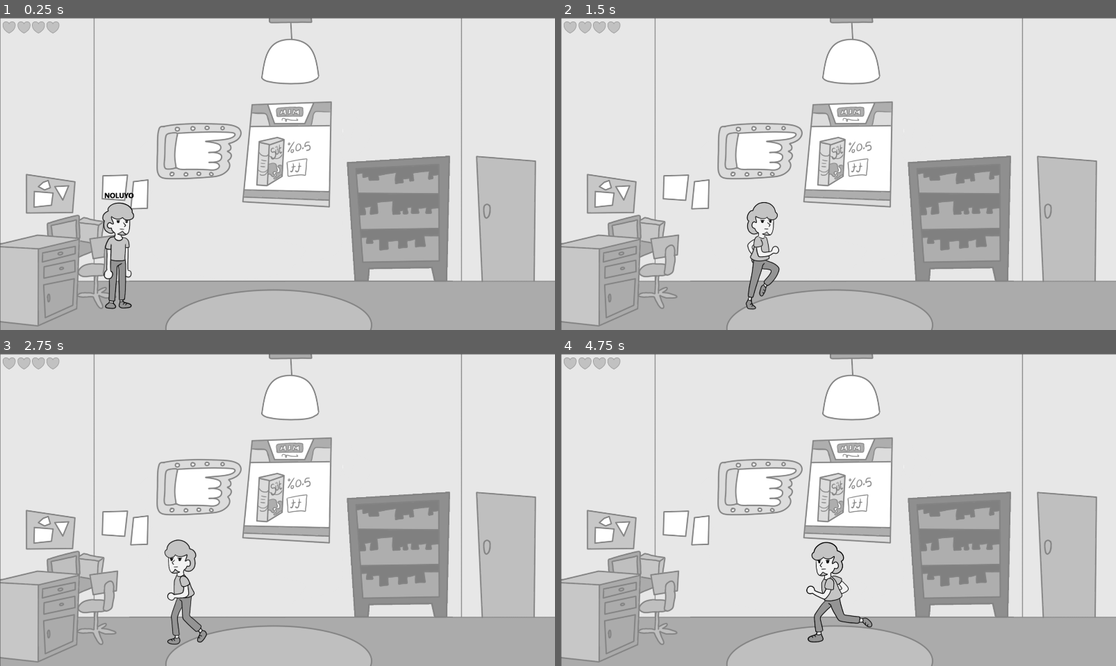
Above: before the commit, frames 1-4 (two rows, left to right).
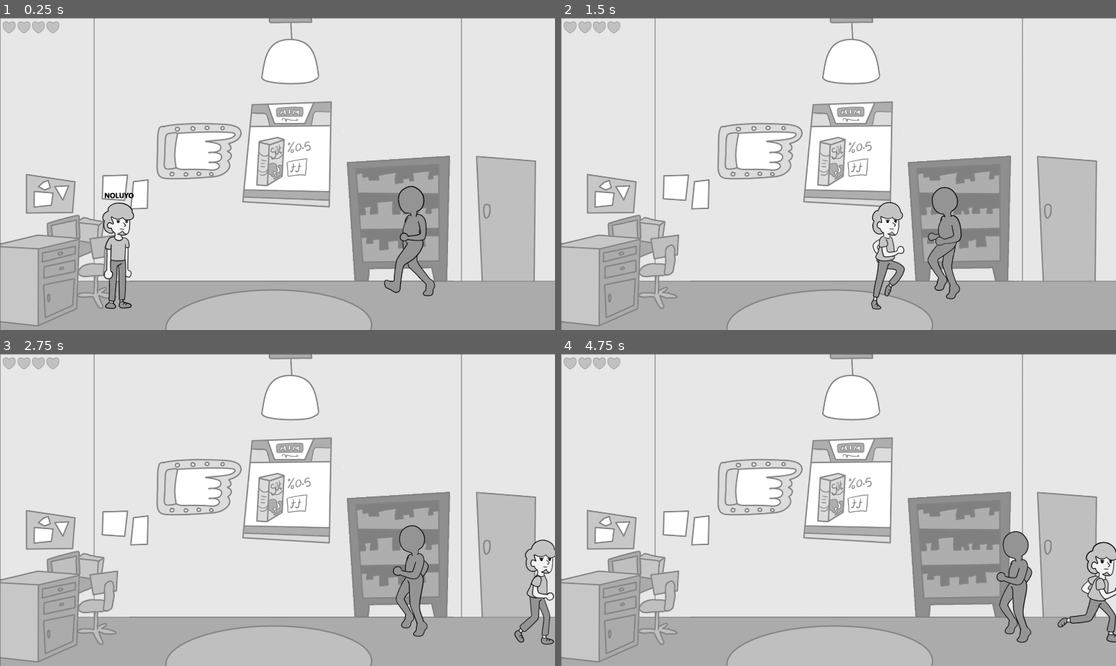
Above: after the commit, the same moments.

Repository: UmtiPako/Memoryless
Game: Godot game, scene res://Scenes/Places/ev/sahne_ev.tscn
The game is run twice, just before and just after one commit, with the same random seed, the same clock (stepped at 60 frames per second) and the same inputs. This scene is started directly instead of the project's main scene.
Inputs:
- Up to frame 1 (0.25 s): no input
- Up to frame 2 (1.5 s): tap Enter (ui_accept) at 0.5, 0.77, 0.8, 1.07, 1.35 s; hold Right (ui_right) from 0.53 s (still down); tap Shift (Dash, bound only after the commit) at 0.6 s
- Up to frame 3 (2.75 s): tap Enter (ui_accept) at 1.52, 1.82, 2.3 s; tap Shift (Dash, bound only after the commit) at 1.55, 2.1 s; release Right (ui_right) at 2.03 s; hold Left (ui_left) from 2.03 s (still down)
- Up to frame 4 (4.75 s): release Left (ui_left) at 2.78 s; hold Right (ui_right) 2.78-4.28 s; tap Shift (Dash, bound only after the commit) at 2.85, 4.35 s; tap Enter (ui_accept) at 3.02, 3.32, 3.6, 3.77, 4.07, 4.52 s; hold Left (ui_left) from 4.28 s (still down)

The runs differ from the first frame. In frame 1, 0.7% of the frame differs, in the area x 69-79%, y 53-90%; in frame 2, 2.7%; in frame 3, 2.4%; in frame 4, 2.9%, in the area x 44-100%, y 56-93%.
Error before the commit: Parse Error: Could not find type "Player" in the current scope. (res://Props/Interactive/Fragment/fragment.gd:14)

Commit message:
dahs ama bozuk

Diff:
--- a/GameManager.gd
+++ b/GameManager.gd
@@ -1,4 +1,6 @@
 extends Node
+
+signal player_dashed
 
 var scene1: PackedScene = preload("res://Scenes/test_level.tscn")
 var scene2: PackedScene = preload("res://Scenes/test_level_2.tscn")
@@ -10,3 +12,8 @@
 
 func select_random_room() -> PackedScene:
 	return scenes[randf_range(0, len(scenes))]
+
+func hit_stop(timeScale, duration):
+	Engine.time_scale = timeScale
+	await get_tree().create_timer(duration * timeScale).timeout
+	Engine.time_scale = 1
--- a/People/Enemies/enemy.gd
+++ b/People/Enemies/enemy.gd
@@ -29,6 +29,10 @@
 var current_state: State = State.IDLE
 
 func _ready():
+
+	move_speed = randf_range(70,120)
+	GameManager.player_dashed.connect(player_dashed)
+
 	# Attempt to find the player immediately
 	# More robust: have spawner or game manager assign the player
 	var player_nodes = get_tree().get_nodes_in_group("player")
@@ -59,18 +63,26 @@
 	attack_cooldown_timer.timeout.connect(_on_attack_cooldown_timer_timeout)
 	nav_update_timer.timeout.connect(_on_nav_update_timer_timeout)
 
+var dash_delay: bool = false
+
+func player_dashed():
+	$DashDelay.start()
+	dash_delay = true
+
 
 func _process(delta: float) -> void:
 
-
-	if (player.global_position.x < global_position.x):
-			animated_sprite_2d.flip_h = true
-			$Area2D.visible = false
-			$Area2D2.visible = true
-	else:
-			animated_sprite_2d.flip_h = false
-			$Area2D.visible = true
-			$Area2D2.visible = false
+	if !dash_delay:
+
+
+		if (player.global_position.x < global_position.x):
+				animated_sprite_2d.flip_h = true
+				$Area2D.visible = false
+				$Area2D2.visible = true
+		else:
+				animated_sprite_2d.flip_h = false
+				$Area2D.visible = true
+				$Area2D2.visible = false
 
 	update_layer_by_position()
 
@@ -98,8 +110,7 @@
 		State.CHASING:
 			if _is_player_in_attack_range and _can_attack and animated_sprite_2d.animation != "Hurt":
 				current_state = State.ATTACKING
-				if not is_dead:
-					_perform_attack()
+				_perform_attack()
 			else:
 				if navigation_agent.is_navigation_finished():
 					# Reached player or cannot reach, stop moving
@@ -120,8 +131,6 @@
 			# For now, _perform_attack handles transition to cooldown.
 			velocity = Vector2.ZERO # Stop moving while attacking
 			move_and_slide()
-		State.DEAD:
-			velocity = Vector2.ZERO
 
 
 func _update_navigation_target():
--- a/People/Enemies/enemy.tscn
+++ b/People/Enemies/enemy.tscn
@@ -209,5 +209,8 @@
 rotation = 0.00634043
 shape = SubResource("CapsuleShape2D_hghv2")
 
+[node name="DashDelay" type="Timer" parent="."]
+wait_time = 1.4
+
 [connection signal="body_entered" from="Area2D" to="." method="_on_area_2d_body_entered"]
 [connection signal="body_entered" from="Area2D2" to="." method="_on_area_2d_body_entered"]
--- a/People/Player/the_guy.gd
+++ b/People/Player/the_guy.gd
@@ -1,11 +1,14 @@
 extends CharacterBody2D
+class_name Player
 
 var is_taking_hit : bool = false
 
 const SPEED = 300.0
-const JUMP_VELOCITY = -400.0
+const DASH_SPEED = 800.0
 @onready var animated_sprite_2d: AnimatedSprite2D = $AnimatedSprite2D
 @onready var dialogue: Label = $Dialogue
+
+var dash_direction := Vector2.ZERO
 
 @export var HEALTH = 4
 @export var boundary: MovementArea
@@ -14,6 +17,13 @@
 
 var lookin_right : bool = true
 var size_swap_reset:bool = false
+
+var is_dashing: bool = false
+
+
+@export var dash_duration: float = 0.2
+@export var dash_cooldown_time: float = 1.0
+
 
 var random_start_catchprases: Array[String] = [
 	"Bura nere lan?",
@@ -40,14 +50,16 @@
 func display_random_dialogue(text: Array[String]):
 	display_dialogue(random_start_catchprases[randf_range(0, len(random_start_catchprases))])
 
+
 func _physics_process(delta: float) -> void:
-
 	# Add the gravity.
 	#if not is_on_floor():
 	#	velocity += get_gravity() * delta
 
 	if Input.is_action_just_pressed("ui_accept") && animated_sprite_2d.animation != "Get_Hit":
 		attack()
+
+
 
 	# Get the input direction and handle the movement/deceleration.
 	# As good practice, you should replace UI actions with custom gameplay actions.
@@ -66,6 +78,10 @@
 			$Area2D2.visible = true
 
 		velocity = direction * SPEED
+		if is_dashing:
+			velocity = dash_direction * DASH_SPEED
+		else:
+			velocity = direction * SPEED
 
 		animated_sprite_2d.play("Walk")
 	else:
@@ -76,37 +92,38 @@
 		animated_sprite_2d.play("Idle")
 		size_swap_reset = true
 
+	if Input.is_action_just_pressed("Dash") and !is_dashing and direction != Vector2.ZERO:
+		is_dashing = true
+		dash_direction = direction
+		$dashTimer.start()
+		$CollisionShape2D.disabled = true
+		$CollisionShape2D2.disabled = true
+		GameManager.player_dashed.emit()
 
 	move_and_slide()
 	if boundary:
 		global_position = boundary.clamp_global_position(global_position)
 
-func take_damage(damageTaken: int, enemy_pos: Vector2):
+func take_damage(damageTaken: int):
 	animated_sprite_2d.play("Get_Hit")
-
-	camera_2D.apply_shake()
-
 	var tween = create_tween()
-	tween.tween_method(func(value): modulate = Color.WHITE.lerp(Color.DIM_GRAY, 1.0 - value), 0.0, 1.0, 0.2)
-
-	var direction = 1
-
-	if enemy_pos > global_position :
-		direction = -1
-
-	tween.tween_property(self, "global_position", Vector2(self.position.x + (30 * direction), self.position.y), 0.3).set_trans(Tween.TRANS_SINE).set_ease(Tween.EASE_OUT)
+	tween.tween_property(self, "global_position", Vector2(self.position.x +  -sign(self.scale.x) * (30), self.position.y), 0.3).set_trans(Tween.TRANS_SINE).set_ease(Tween.EASE_OUT)
 	HEALTH -= damageTaken
 	await animated_sprite_2d.animation_finished
 
 
 func attack():
 	animated_sprite_2d.play("Attack")
-
-	await animated_sprite_2d.animation_finished
+	if $Area2D.has_overlapping_bodies():
+		camera_2D.apply_shake()
 
 	for enemy in $Area2D.get_overlapping_bodies():
 		if  enemy.is_in_group("enemies") and enemy.has_method("take_damage"):
+			GameManager.hit_stop(0.3, 0.1)
 			enemy.call("take_damage")
-	for enemy in $Area2D2.get_overlapping_bodies():
-		if  enemy.is_in_group("enemies") and enemy.has_method("take_damage"):
-			enemy.call("take_damage")
+
+
+func _on_dash_timer_timeout() -> void:
+	is_dashing = false
+	$CollisionShape2D.disabled = false
+	$CollisionShape2D2.disabled = false
--- a/People/Player/the_guy.tscn
+++ b/People/Player/the_guy.tscn
@@ -179,6 +179,9 @@
 sprite_frames = SubResource("SpriteFrames_4h37l")
 animation = &"Idle"
 
+[node name="dashTimer" type="Timer" parent="."]
+wait_time = 0.288
+
 [connection signal="body_entered" from="Area2D2" to="." method="_on_area_2d_body_entered"]
 [connection signal="body_exited" from="Area2D2" to="." method="_on_area_2d_body_exited"]
 [connection signal="body_entered" from="Area2D" to="." method="_on_area_2d_body_entered"]
--- a/Scenes/Places/ev/sahne_ev.tscn
+++ b/Scenes/Places/ev/sahne_ev.tscn
@@ -1,6 +1,7 @@
-[gd_scene load_steps=2 format=3 uid="uid://row2hkiqfmgr"]
+[gd_scene load_steps=3 format=3 uid="uid://row2hkiqfmgr"]
 
 [ext_resource type="PackedScene" uid="uid://catujxkkpafh6" path="res://Scenes/Places/Sahne_0.tscn" id="1_qn751"]
+[ext_resource type="PackedScene" uid="uid://bif4i1b6swes2" path="res://People/Enemies/enemy.tscn" id="2_mrxir"]
 
 [node name="SahneEv" instance=ExtResource("1_qn751")]
 
@@ -11,3 +12,6 @@
 [node name="Door2" parent="." index="3"]
 SolEnabled = true
 SagEnabled = true
+
+[node name="Enemy" parent="." index="5" instance=ExtResource("2_mrxir")]
+position = Vector2(1441, 923)
--- a/project.godot
+++ b/project.godot
@@ -25,6 +25,14 @@
 window/size/viewport_width=1920
 window/size/viewport_height=1080
 
+[input]
+
+Dash={
+"deadzone": 0.2,
+"events": [Object(InputEventKey,"resource_local_to_scene":false,"resource_name":"","device":-1,"window_id":0,"alt_pressed":false,"shift_pressed":false,"ctrl_pressed":false,"meta_pressed":false,"pressed":false,"keycode":0,"physical_keycode":4194325,"key_label":0,"unicode":0,"location":0,"echo":false,"script":null)
+]
+}
+
 [rendering]
 
 renderer/rendering_method="mobile"
